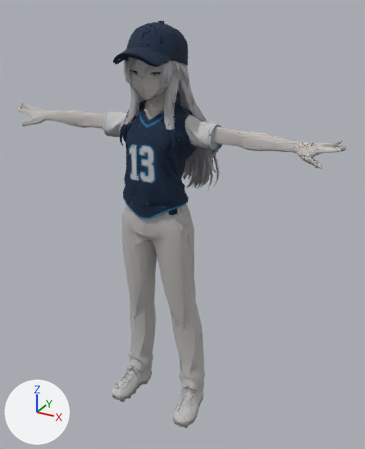
An edit to the glTF model public/models/diamond-shine/reina.glb, drawn before and after from the same camera.
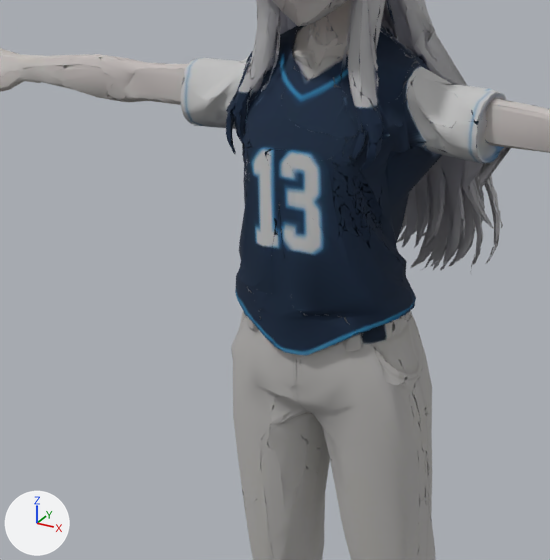
Each version appears first whole from a 50 mm camera at (1.101, -1.767, 1.896) aimed at (0.076, 0.097, 0.964), and next in a close-up on the part from 10% to 65% of the width and 20% to 65% of the height. The lights are fixed; the arrows at lower left show +X, +Y and +Z. The first two pictures are the older version. Where no turn or scale is listed for an object, it has been applied to the vertices.

In view in the first close-up: 'mesh_reina'.
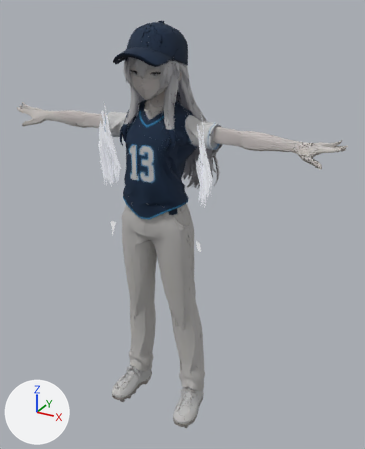
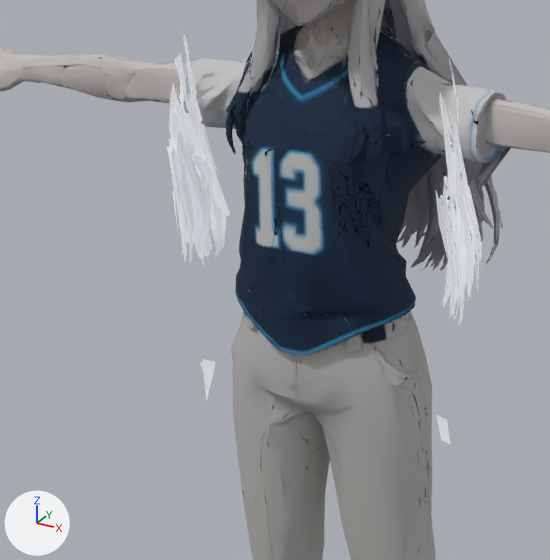
Where the change shows, as pixel boxes (x1, y1, x2, y2) in the close-ups (550 x 560 px):
'kit_curtain_L', added
    after: (167, 26, 230, 400)
'kit_curtain_R', added
    after: (435, 58, 482, 444)

Diff of the bpy script that builds the scene:
```diff
--- a/public/models/diamond-shine/reina.glb.py
+++ b/public/models/diamond-shine/reina.glb.py
@@ mat_mat_hair_curtain @@
+mat_mat_hair_curtain = principled_material('mat_hair_curtain')
+mat_mat_hair_curtain.texture = img_hero_base_color
+mat_mat_hair_curtain.roughness = 0.6
+mat_mat_hair_curtain.emission_color = (0.396, 0.407, 0.429)  # grey #a9abaf
+mat_mat_hair_curtain.emission_strength = 1.0
@@ me_node_0_003 @@
+me_node_0_003.from_pydata(...)  # 825 vertices, 558 faces; spans x 0.207..0.27, y -0.079..0.048, z 0.924..1.522
+me_node_0_003.materials.append(mat_mat_hair_curtain)  # picture img_hero_base_color, glowing grey #a9abaf
@@ me_node_0_002 @@
+me_node_0_002.from_pydata(...)  # 857 vertices, 578 faces; spans x -0.269..-0.206, y -0.056..0.073, z 0.887..1.522
+me_node_0_002.materials.append(mat_mat_hair_curtain)  # picture img_hero_base_color, glowing grey #a9abaf
@@ ob_kit_curtain_r @@
+ob_kit_curtain_r = bpy.data.objects.new('kit_curtain_R', me_node_0_003)
+ob_kit_curtain_r.location = (0.0, 0.0, -0.002)
@@ ob_kit_curtain_l @@
+ob_kit_curtain_l = bpy.data.objects.new('kit_curtain_L', me_node_0_002)
+ob_kit_curtain_l.location = (0.0, 0.0, -0.002)
```
